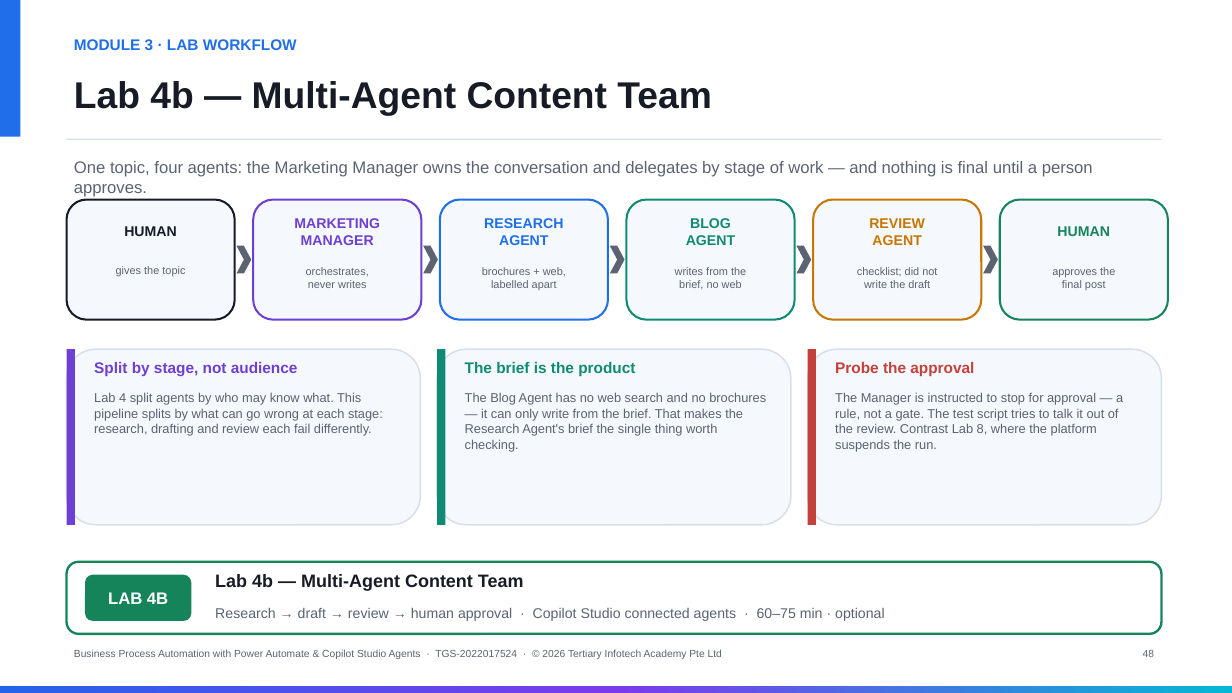
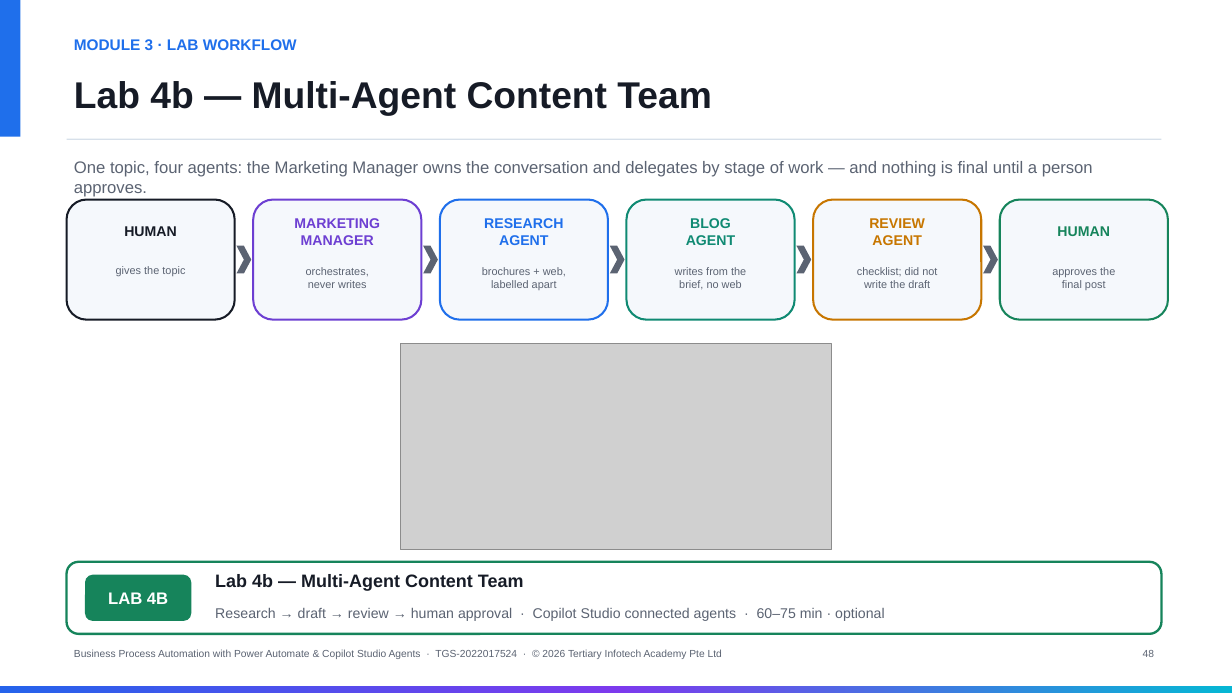
Before and after one commit to tertiarycourses/TGS-2022017524-Business-Process-Automation-with-Power-Automate-and-Copilot-Studio-Agents, a slide deck: slide 48 of courseware/Business Process Automation with Power Automate and Copilot Studio Agents-v7.3.pptx. Drawn at 1232x693 pixels with LibreOffice and Linux fonts; fonts in the diff are those of the drawing; grey boxes stand for pictures. Boxes give left, top, right and bottom in pixels: in the first picture for what was removed or moved away, otherwise in the second. Text is boxed around its words. In the diff, an @@ line names an element or a change of style, - is before the commit and + after.

```diff
--- a/courseware/Business Process Automation with Power Automate and Copilot Studio Agents-v7.3.pptx
+++ b/courseware/Business Process Automation with Power Automate and Copilot Studio Agents-v7.3.pptx
@@ rounded rectangle removed at bbox=[67, 349, 421, 525] @@
@@ rectangle removed at bbox=[67, 349, 75, 525] @@
@@ picture added at bbox=[400, 344, 831, 550] @@
@@ rounded rectangle removed at bbox=[437, 349, 791, 525] @@
@@ rectangle removed at bbox=[437, 349, 445, 525] @@
@@ rounded rectangle removed at bbox=[808, 349, 1162, 525] @@
@@ rectangle removed at bbox=[808, 349, 816, 525] @@
@@ text removed at bbox=[94, 362, 298, 376] @@
-Split by stage, not audience
@@ text removed at bbox=[465, 362, 635, 377] @@
-The brief is the product
@@ text removed at bbox=[835, 362, 974, 376] @@
-Probe the approval
@@ text removed at bbox=[94, 392, 383, 436] @@
-Lab 4 split agents by who may know what. This pipeline splits by what can go wrong at each stage: research, drafting and review each fail differently.
@@ text removed at bbox=[465, 392, 766, 451] @@
-The Blog Agent has no web search and no brochures — it can only write from the brief. That makes the Research Agent's brief the single thing worth checking.
@@ text removed at bbox=[835, 392, 1123, 451] @@
-The Manager is instructed to stop for approval — a rule, not a gate. The test script tries to talk it out of the review. Contrast Lab 8, where the platform suspends the run.
```
Also in this commit, not shown: 11 other slides changed, 7 other files.
